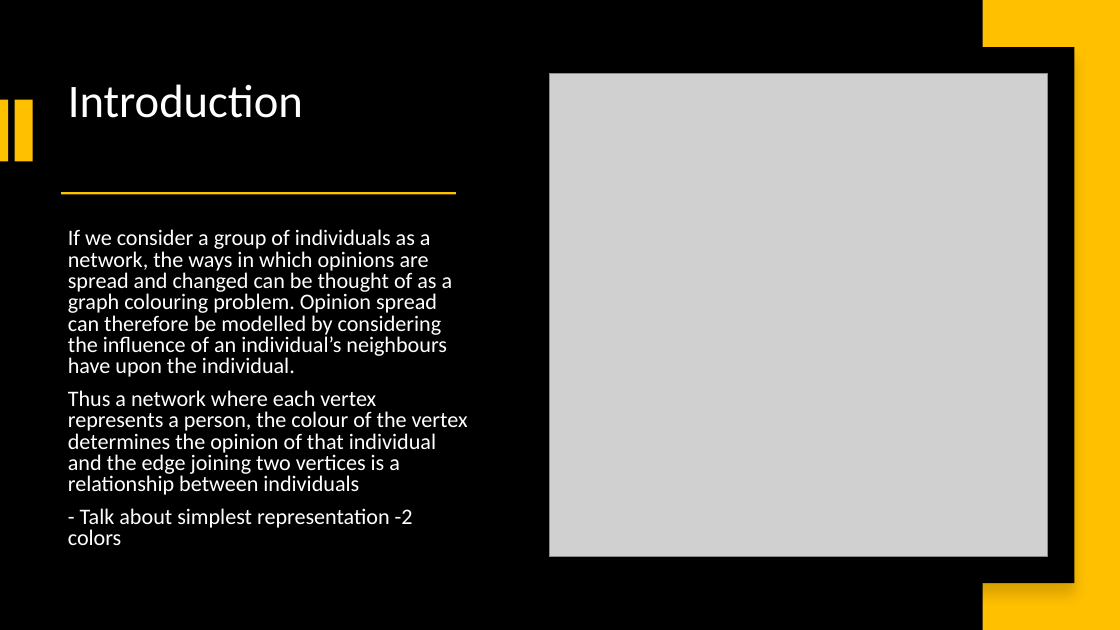
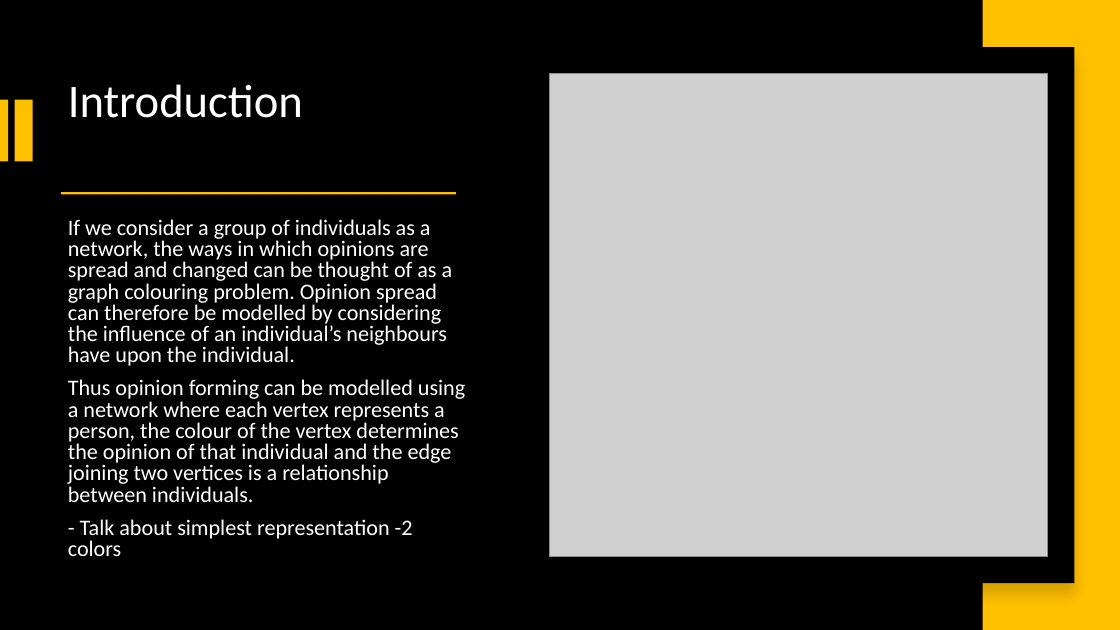
Before and after one commit to Sanskar-16/capstone, a slide deck: slide 2 of Capstone-Presentation.pptx. Drawn at 1120x630 pixels with LibreOffice and Linux fonts; fonts in the diff are those of the drawing; grey boxes stand for pictures. Boxes give left, top, right and bottom in pixels: in the first picture for what was removed or moved away, otherwise in the second. Text is boxed around its words. In the diff, an @@ line names an element or a change of style, - is before the commit and + after.

```diff
--- a/Capstone-Presentation.pptx
+++ b/Capstone-Presentation.pptx
@@ text at bbox=[68, 379, 465, 502]: text changed @@
-Thus a network where each vertex represents a person, the colour of the vertex determines the opinion of that individual and the edge joining two vertices is a relationship between individuals
+Thus opinion forming can be modelled using a network where each vertex represents a person, the colour of the vertex determines the opinion of that individual and the edge joining two vertices is a relationship between individuals.
```
Also in this commit, not shown: 1 other slide changed, 1 slide added, 3 slides removed.
